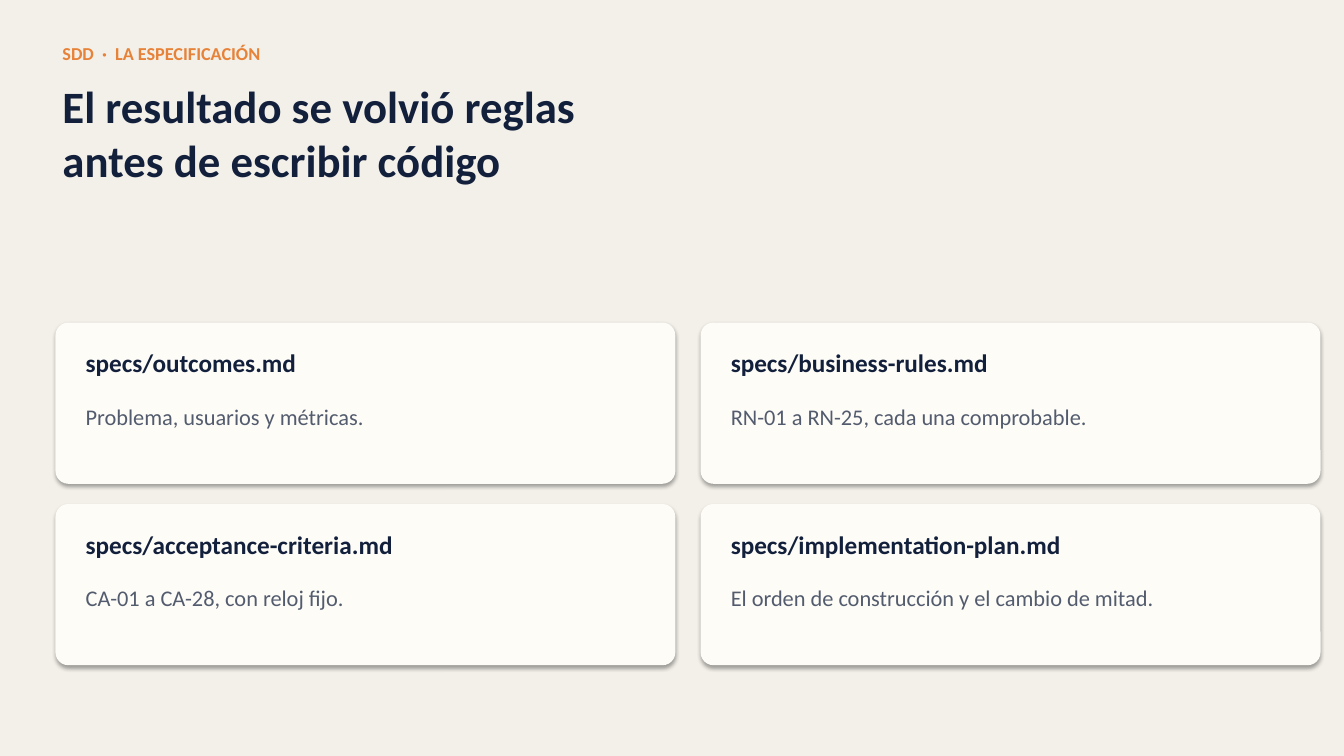
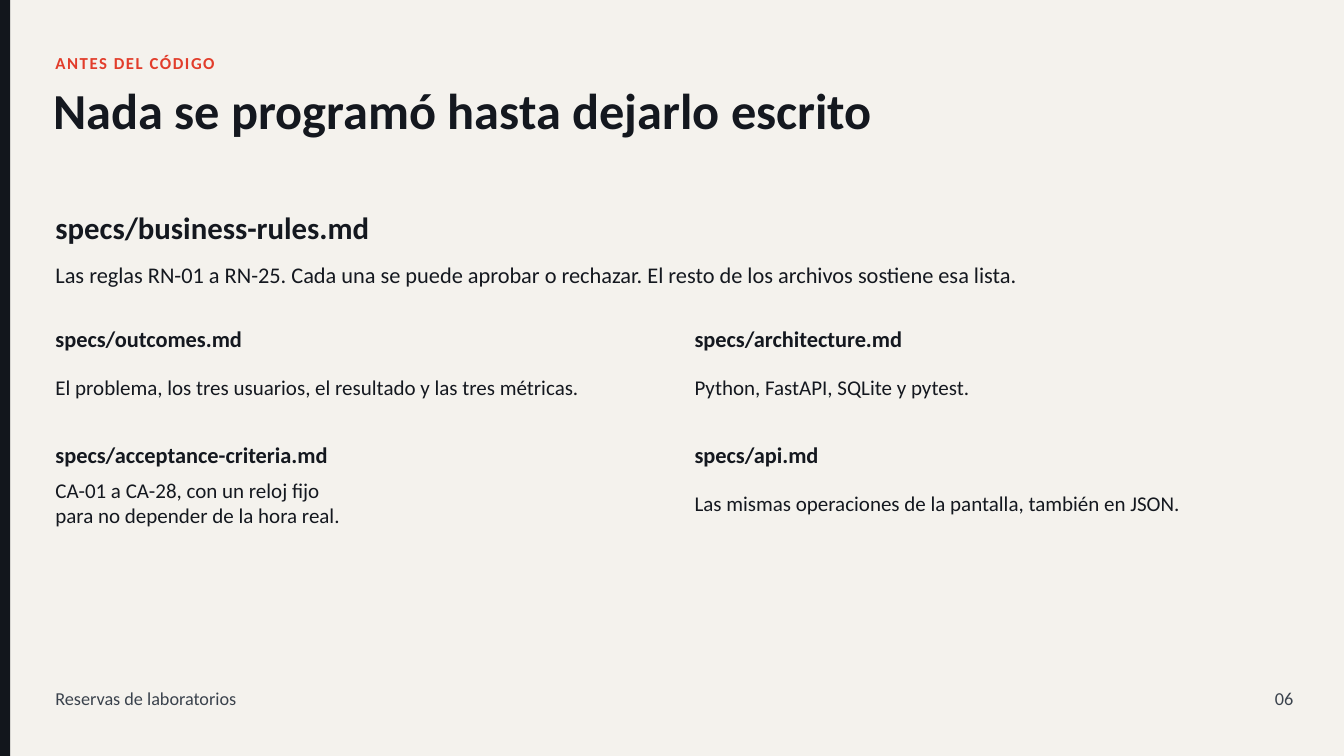
Before and after one commit to Chrisvlj/prj2-reservas, a slide deck: slide 6 of docs/presentacion/reservas-laboratorios.pptx (slide 5 before the commit). Drawn at 1344x756 pixels with LibreOffice and Linux fonts; fonts in the diff are those of the drawing. Boxes give left, top, right and bottom in pixels: in the first picture for what was removed or moved away, otherwise in the second. Text is boxed around its words. In the diff, an @@ line names an element or a change of style, - is before the commit and + after.

```diff
--- a/docs/presentacion/reservas-laboratorios.pptx
+++ b/docs/presentacion/reservas-laboratorios.pptx
@@ background #FFFFFF to #F4F2ED @@
@@ rectangle removed at (0,0,1344,756) @@
@@ rectangle added at (0,0,10,756), fill #12161C @@
@@ text added at (55,55,215,69), 12 pt, text #E23D2B, bold @@
+ANTES DEL CÓDIGO
@@ text removed at (62,45,260,60) @@
-SDD · LA ESPECIFICACIÓN
@@ text added at (53,93,872,138), 36 pt, text #14181F, bold @@
+Nada se programó hasta dejarlo escrito
@@ text removed at (62,91,575,185) @@
-El resultado se volvió reglas
-antes de escribir código
@@ text "specs/business-rules.md": place and size @@
-text "specs/business-rules.md" at (731,354,988,376)
+text "specs/business-rules.md" at (55,217,369,244)
@@ text "specs/business-rules.md" at (55,217,369,244): size 18 to 22 pt, text colour #13203C to #14181F; vertical alignment top to middle @@
@@ text added at (55,267,1016,287), 16 pt, text #14181F @@
+Las reglas RN-01 a RN-25. Cada una se puede aprobar o rechazar. El resto de los archivos sostiene esa lista.
@@ text "specs/outcomes.md": place and size @@
-text "specs/outcomes.md" at (86,354,296,376)
+text "specs/outcomes.md" at (55,331,242,351)
@@ text "specs/outcomes.md" at (55,331,242,351): size 18 to 16 pt, text colour #13203C to #14181F; vertical alignment top to middle @@
@@ rounded rectangle removed at (55,323,676,484) @@
@@ rounded rectangle removed at (701,323,1321,484) @@
@@ text added at (695,331,903,351), 16 pt, text #14181F, bold @@
+specs/architecture.md
@@ text at (55,380,578,399): text changed; size 16 to 15 pt; text colour #535C6E to #14181F @@
-Problema, usuarios y métricas.
+El problema, los tres usuarios, el resultado y las tres métricas.
@@ text added at (695,380,969,399), 15 pt, text #14181F @@
+Python, FastAPI, SQLite y pytest.
@@ text removed at (731,409,1087,429) @@
-RN-01 a RN-25, cada una comprobable.
@@ text "specs/acceptance-criteria.md" at (55,447,327,467): size 18 to 16 pt, text colour #13203C to #14181F; vertical alignment top to middle @@
@@ text "specs/acceptance-criteria.md": place and size @@
-text "specs/acceptance-criteria.md" at (86,536,393,558)
+text "specs/acceptance-criteria.md" at (55,447,327,467)
@@ vertical alignment top to middle in 3 elements at (55,380,578,399), (55,483,340,527), (695,447,819,467) @@
@@ text at (695,447,819,467): text changed; size 18 to 16 pt; text colour #13203C to #14181F @@
-specs/implementation-plan.md
+specs/api.md
@@ text at (55,483,340,527): text changed; size 16 to 15 pt; text colour #535C6E to #14181F @@
-CA-01 a CA-28, con reloj fijo.
+CA-01 a CA-28, con un reloj fijo
+para no depender de la hora real.
@@ rounded rectangle removed at (55,504,676,665) @@
@@ text added at (695,496,1179,515), 15 pt, text #14181F @@
+Las mismas operaciones de la pantalla, también en JSON.
@@ rounded rectangle removed at (701,504,1321,665) @@
@@ text removed at (731,590,1153,610) @@
-El orden de construcción y el cambio de mitad.
@@ text added at (55,692,236,705), 13 pt, text #3A424C @@
+Reservas de laboratorios
@@ text added at (1275,692,1293,705), 13 pt, text #3A424C @@
+06
```
Also in this commit, not shown: 13 slides added, 9 slides removed, 7 other files.
